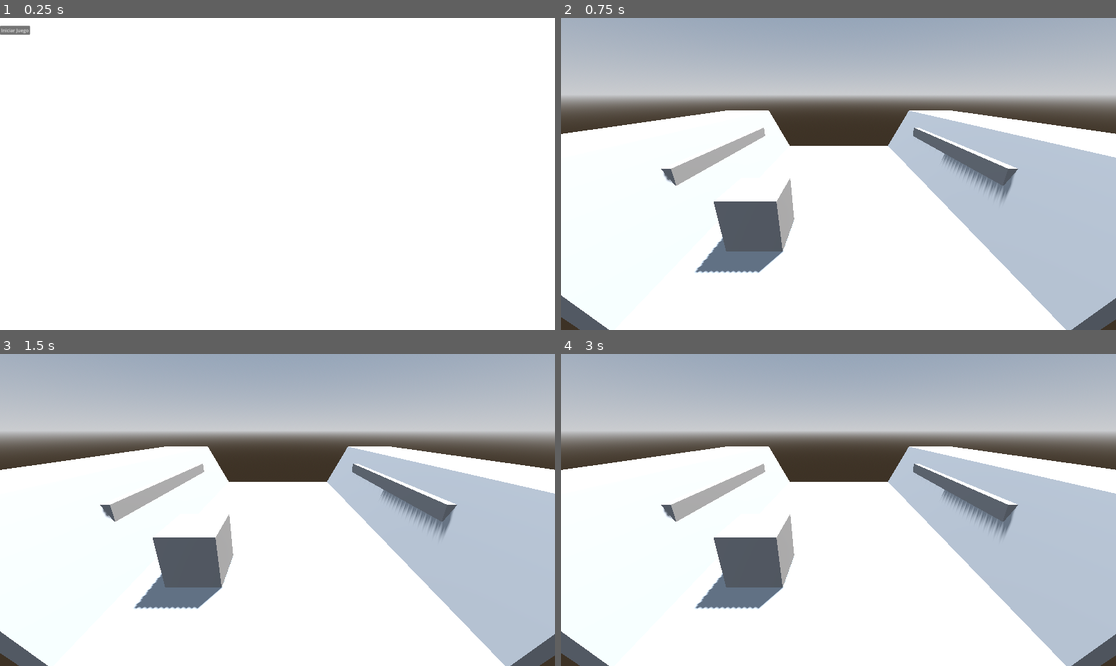
Above: before the commit, frames 1-4 (two rows, left to right).
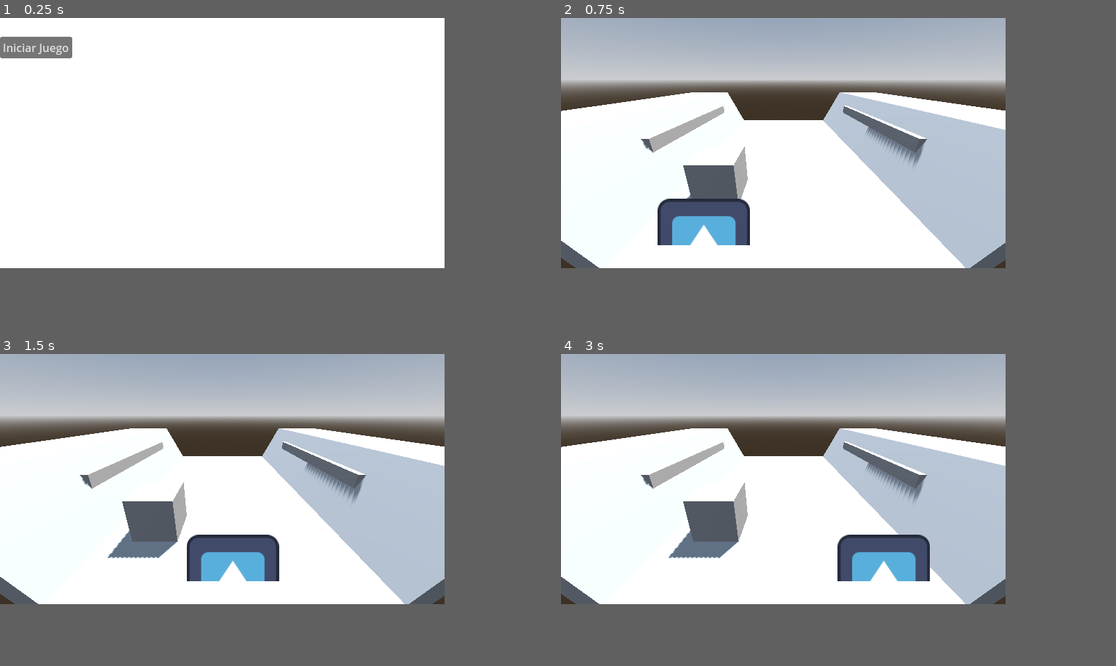
Above: after the commit, the same moments.

Repository: NahuelArrieta/RataSurfer
Game: Godot game, scene res://ui/StartMenu.tscn
Same seed, same stepped clock (60 frames per second), same inputs: the game is played once before the commit and once after it. The engine's default icon, where the game draws it, is replaced by a stand-in: a white triangle on a blue panel in a dark square.
Inputs:
- Up to frame 1 (0.25 s): no input
- Up to frame 2 (0.75 s): click "Iniciar Juego" at 0.5 s
- Up to frame 3 (1.5 s): tap Enter at 1.25 s; hold Right (right) from 1.28 s (still down)
- Up to frame 4 (3 s): tap Space at 2 s; release Right (right) at 2.03 s; hold Down (down) 2.03-2.78 s; tap Enter at 2.75 s; hold Right (right) from 2.78 s (still down)
The window is 799x449 before the commit and 640x360 after it. Grey fills any space a smaller window leaves; there, only what the larger window draws over its background counts as a difference.

The runs differ from the first frame. In frame 1, 1.1% of the frame differs, in the area x 0-14%, y 2-13%; in frame 2, 41%; in frame 3, 41%; in frame 4, 42%, in the area x 0-100%, y 0-100%.

Commit message:
changed resolution and made player visible

Diff:
--- a/entities/player.tscn
+++ b/entities/player.tscn
@@ -1,15 +1,12 @@
-[gd_scene load_steps=4 format=3 uid="uid://5ylubghgfke4"]
+[gd_scene load_steps=3 format=3 uid="uid://5ylubghgfke4"]
 
 [ext_resource type="Texture2D" uid="uid://ck5rvx6etc8mn" path="res://icon.svg" id="1_merdl"]
 [ext_resource type="Script" uid="uid://n3cq2i6dore5" path="res://entities/movement_handler.gd" id="2_b0kkn"]
-
-[sub_resource type="BoxShape3D" id="BoxShape3D_b0kkn"]
 
 [node name="Player" type="CharacterBody3D"]
 
 [node name="Sprite3D" type="Sprite3D" parent="."]
 transform = Transform3D(4, 0, 0, 0, 4, 0, 0, 0, 4, 0, 0, 0)
-visible = false
 billboard = 1
 texture = ExtResource("1_merdl")
 
--- a/project.godot
+++ b/project.godot
@@ -19,6 +19,8 @@
 
 window/size/viewport_width=1920
 window/size/viewport_height=1080
+window/size/window_width_override=640
+window/size/window_height_override=360
 
 [input]
 
